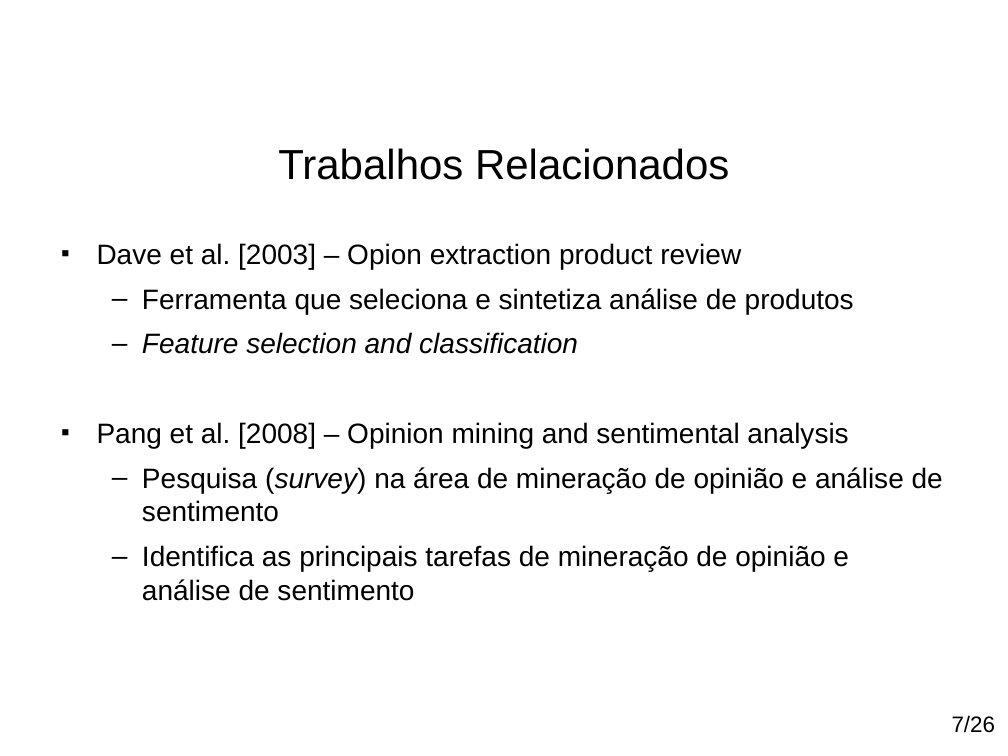
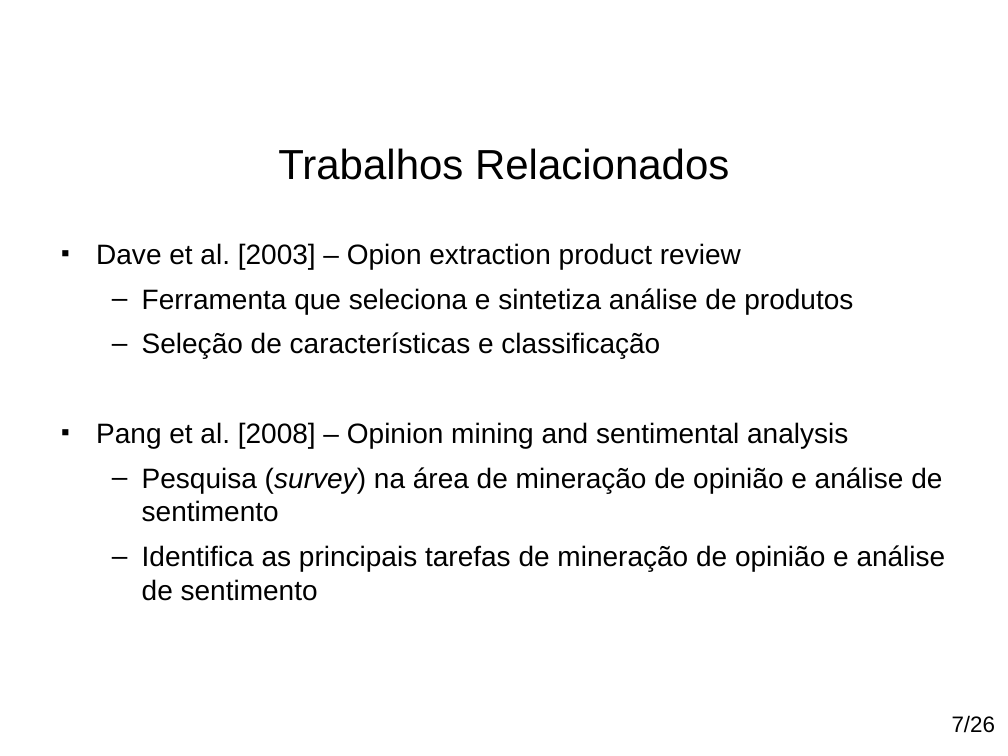
Before and after one commit to paulohq/apresentacao-NLP, a slide deck: slide 8 of apresentacao-mineracao-de-sugestoes.ppt. Drawn at 1008x756 pixels with LibreOffice and Linux fonts; fonts in the diff are those of the drawing; background and template pictures are left out. Boxes give left, top, right and bottom in pixels: in the first picture for what was removed or moved away, otherwise in the second. Text is boxed around its words. In the diff, an @@ line names an element or a change of style, - is before the commit and + after.

```diff
--- a/apresentacao-mineracao-de-sugestoes.ppt
+++ b/apresentacao-mineracao-de-sugestoes.ppt
@@ text at (96, 243, 946, 601): indent changed @@
@@ text at (142, 332, 660, 359): text changed; italic off @@
-  – Feature selection and classification
+  – Seleção de características e classificação
```
Also in this commit, not shown: 23 other slides changed, 2 other files.
